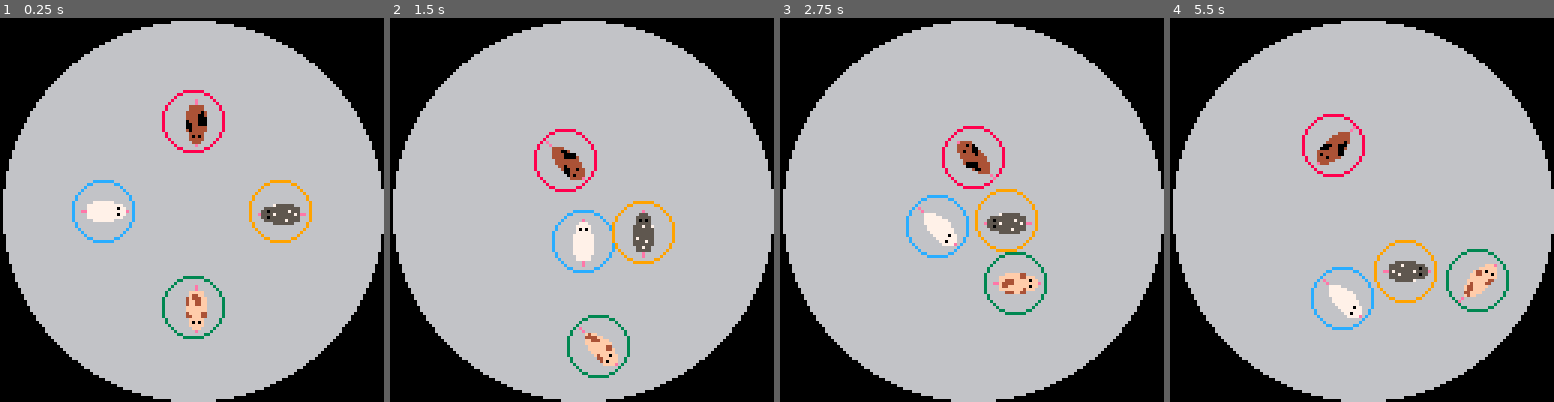
Above: before the commit, frames 1-4 (left to right).
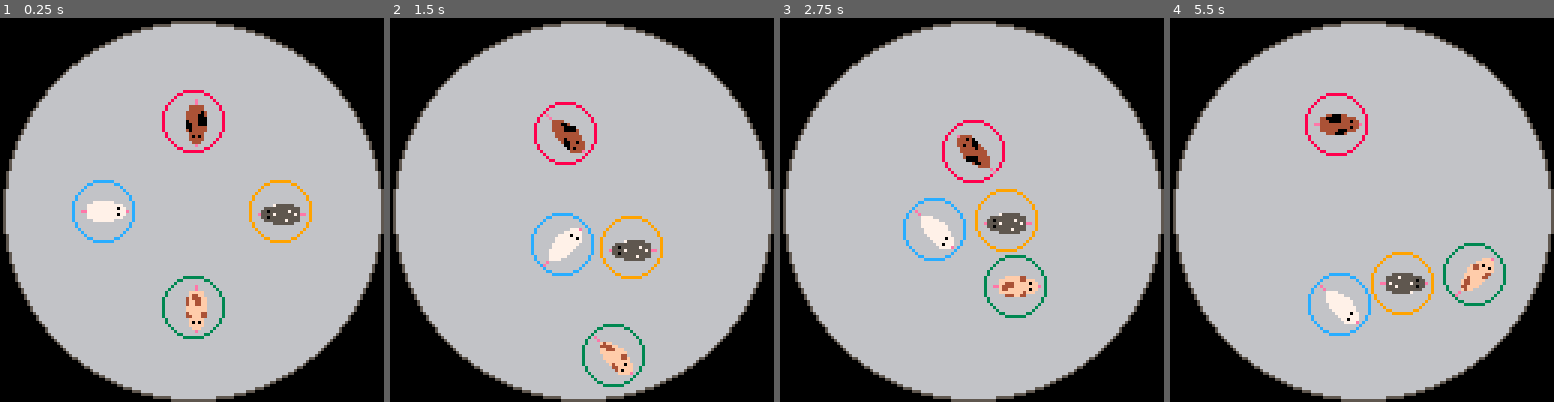
Above: after the commit, the same moments.

Repository: MiniMechMedia/pico8-games
Game: PICO-8 cartridge carts/hamster-slam/hamster-slam.p8
The game is run twice, just before and just after one commit, with the same random seed, the same clock (stepped at 60 frames per second) and the same inputs.
Inputs:
- Up to frame 1 (0.25 s): no input
- Up to frame 2 (1.5 s): tap X (X key) at 0.33, 1.07 s; tap O (Z key) at 0.7 s
- Up to frame 3 (2.75 s): hold Right 1.6-2.1 s; tap O (Z key) at 1.7, 2.1, 2.5 s; tap X (X key) at 1.85 s; hold Up 2.15-2.42 s; hold Right from 2.47 s (still down)
- Up to frame 4 (5.5 s): tap O (Z key) every 0.4 s from 2.9 to 5.3 s; tap X (X key) at 2.97, 4.08, 5.2 s; release Right at 3.03 s; hold Left 3.08-3.58 s; hold Down 3.63-3.97 s; hold Right 4.02-4.68 s; hold Up 4.73-5.03 s; hold Left from 5.08 s (still down)

The runs differ from the first frame. In frame 1, 2.2% of the frame differs, in the area x 0-100%, y 0-100%; in frame 2, 7.4%; in frame 3, 4.8%; in frame 4, 7.1%.

Commit message:
Made more bouncy

Diff:
--- a/carts/hamster-slam/hamster-slam.p8
+++ b/carts/hamster-slam/hamster-slam.p8
@@ -61,12 +60,14 @@
 function  _init()
 
 	menuitem(1, '1 player', function()
-		initWithArgs(true, true)
+		initWithArgs(true, true, gs.isSuperBouncy)
 	end)
 
 	menuitem(2, '2 player', function()
-		initWithArgs(false, true)
+		initWithArgs(false, true, gs.isSuperBouncy)
 	end)
+
+
 
 	-- menuitem(3, '1 on 1', function()
 	-- 	initWithArgs(false, false)
@@ -76,7 +77,7 @@
 	initWithArgs(true, true)
 end
 
-function initWithArgs(isAgainstCpu, withOpponents)
+function initWithArgs(isAgainstCpu, withOpponents, isSuperBouncy)
 
 	local opponents = {}
 	if withOpponents then
@@ -84,6 +85,19 @@
 			makeHamster(3, 32, 64, 12, 1),
 			makeHamster(4, 96, 64, 9)
 		}
+	end
+
+	local elasticity = nil
+	if isSuperBouncy then
+		elasticity = 1.2
+		menuitem(3, 'super bounce off', function()
+			initWithArgs(gs.isAgainstCpu, true, false)
+		end)
+	else
+		elasticity = .95
+		menuitem(3, 'super bounce on', function()
+			initWithArgs(gs.isAgainstCpu, true, true)
+		end)
 	end
 
 	gs = {
@@ -96,8 +110,9 @@
 		player2 = makeHamster(2, 64, 32, 8),
 		opponents = opponents,
 		damping = 0.5,
-		collisionElasticity = 0.8,		-- 1 for no loss of momentum
-		winningPlayerStatus = nil
+		collisionElasticity = elasticity,
+		winningPlayerStatus = nil,
+		isSuperBouncy = isSuperBouncy
 	}
 end
 
@@ -436,6 +451,7 @@
 	cls(0)
 	if gs.winningPlayerStatus == nil then
 		circfill(gs.stageX, gs.stageY, gs.stageRadius, 6)
+		circ(gs.stageX, gs.stageY, gs.stageRadius, 5)
 
 		drawHamsters()
 
Not shown, changed: the thumbnail (__label__) section of carts/hamster-slam/hamster-slam.p8
Not shown, changed: carts/hamster-slam/export/index.html
Not shown, changed: carts/hamster-slam/export/index.js
